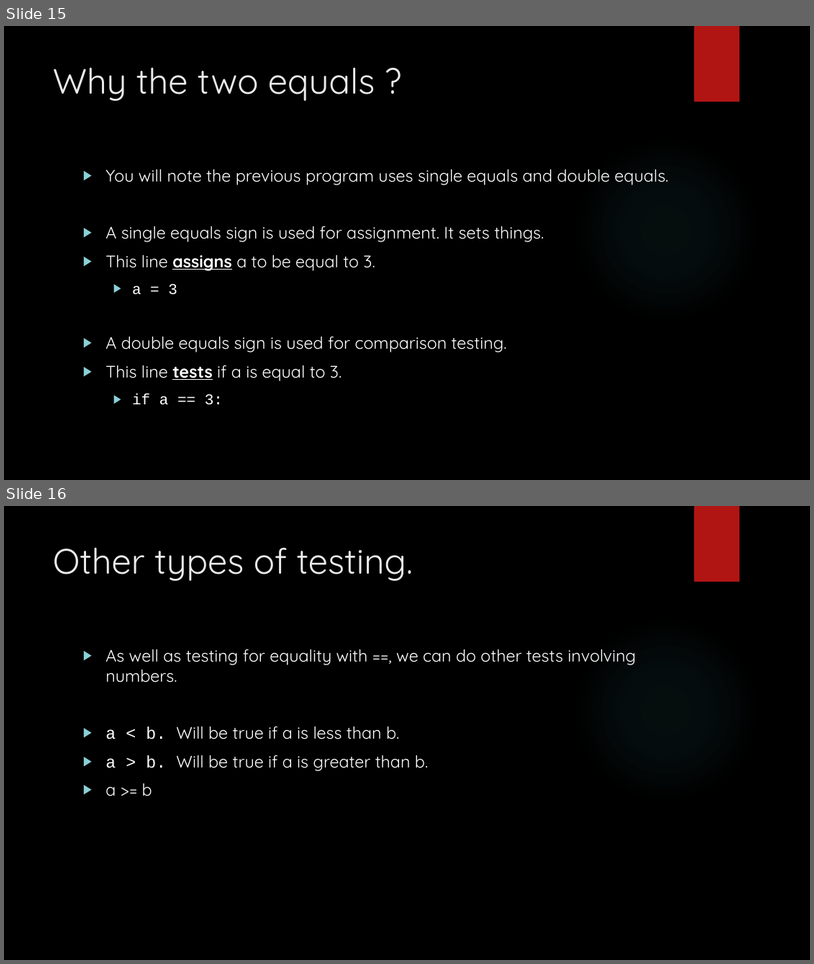
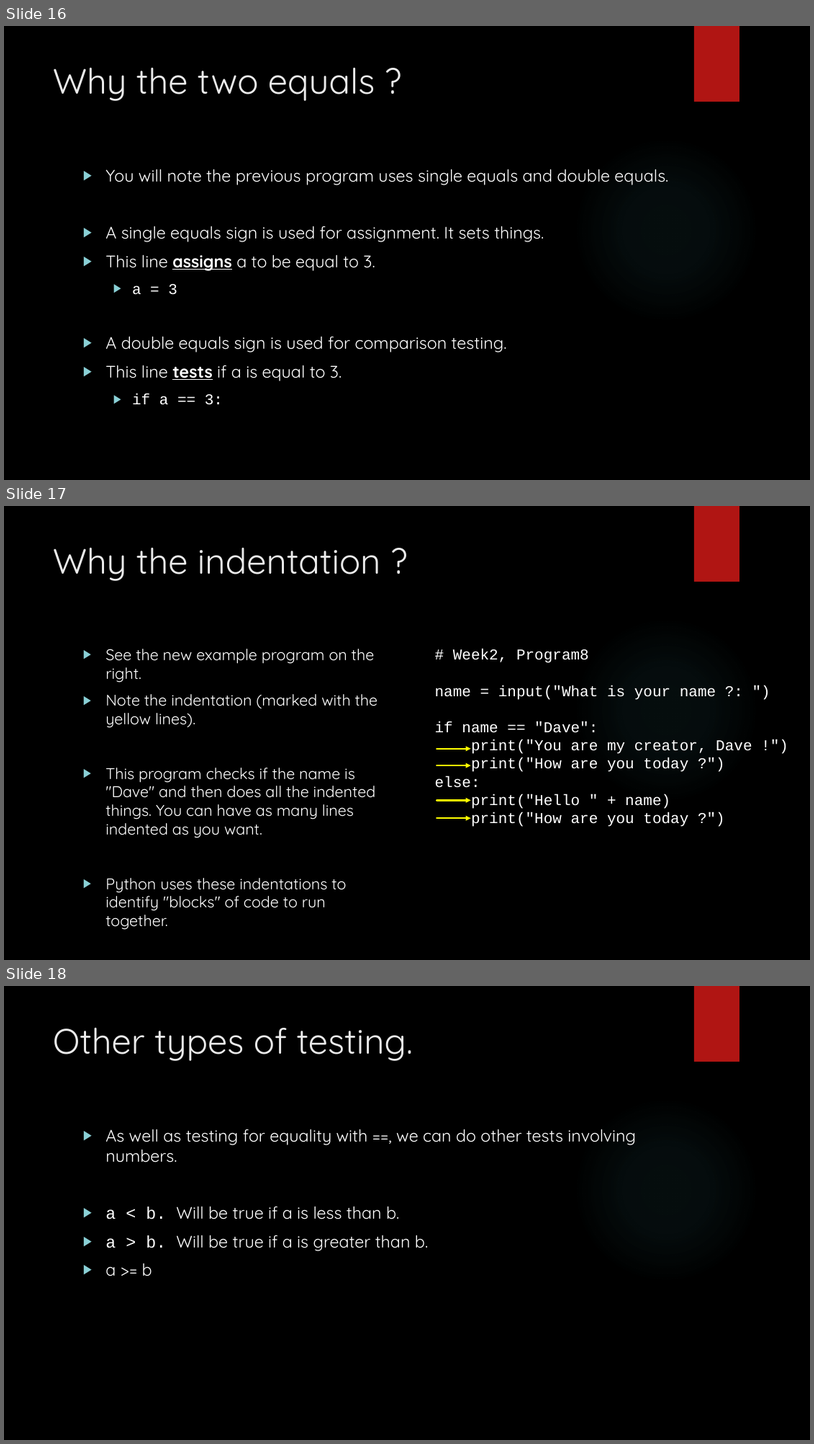
Before and after one commit to davidgroves/DGM_Tutorials, a slide deck: week2/week2.pptx. Shown one above the other, each under a label of ours: slides 15 and 16 before the commit, slides 16, 17 and 18 after it. The pictures are 814x964 and 814x1444 pixels, drawn with LibreOffice and Linux fonts; fonts in the diff are those of the drawing; background and template pictures are left out. Boxes give left, top, right and bottom in pixels: in the first picture for what was removed or moved away, otherwise in the second. Text is boxed around its words. In the diff, an @@ line names an element or a change of style, - is before the commit and + after.

Commit message:
Finished up week2

```diff
--- a/week2/week2.pptx
+++ b/week2/week2.pptx
@@ slide 17 added at box(4, 506, 810, 960), background picture (left out); not listed: 2 template elements that a slide beside it also shows @@
@@ title added at box(53, 547, 381, 581), 42 pt, text #EBEBEB @@
+Why the indentation ?
@@ text added at box(106, 649, 378, 929), 18.5 pt, text #FFFFFF @@
+▶ See the new example program on the right.
+▶ Note the indentation (marked with the yellow lines).
+▶ This program checks if the name is "Dave" and then does all the indented things. You can have as many lines indented as you want.
+▶ Python uses these indentations to identify "blocks" of code to run together.
@@ text added at box(435, 649, 752, 826), 18 pt, text #FFFFFF @@
+# Week2, Program8
+name = input("What is your name ?: ")
+if name == "Dave":
+print("You are my creator, Dave !")
+print("How are you today ?")
+else:
+print("Hello " + name)
+print("How are you today ?")
@@ arrow added from (437, 749) to (471, 749), #FFFF00 2 pt @@
@@ arrow added from (437, 765) to (471, 765), #FFFF00 2 pt @@
@@ arrow added from (437, 800) to (471, 800), #FFFF00 2 pt @@
@@ arrow added from (437, 818) to (471, 818), #FFFF00 2 pt @@
@@ what was slide 15 is now slide 16 @@
@@ what was slide 16 is now slide 18 @@
```
Also in this commit, not shown: 1 slide changed, 6 other slides added.
